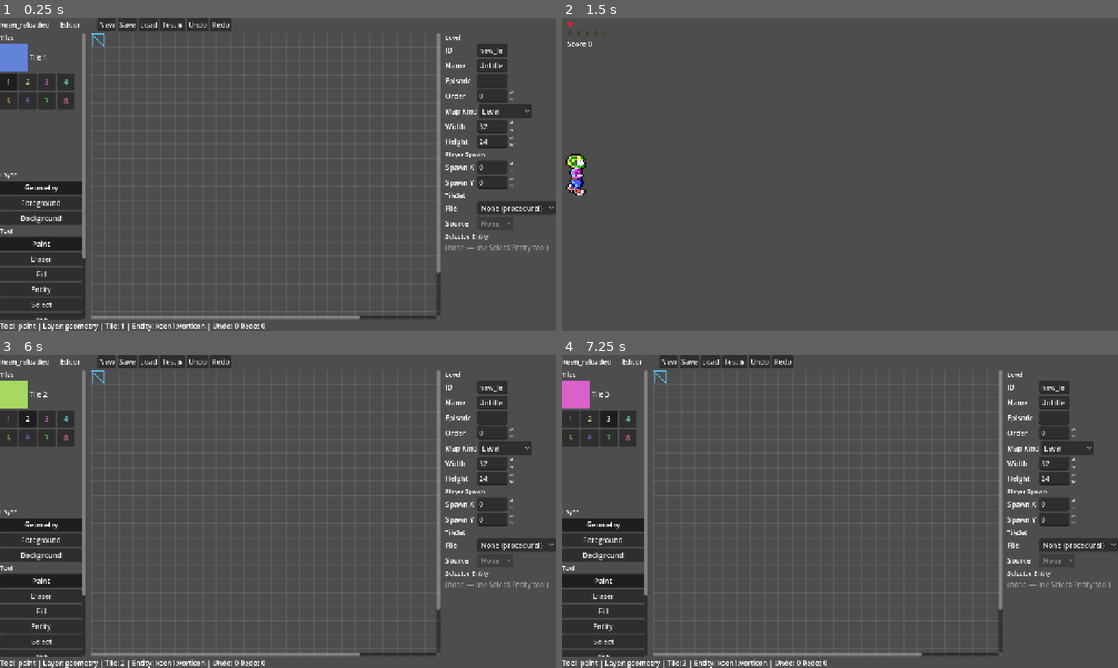
Above: before the commit, frames 1-4 (two rows, left to right).
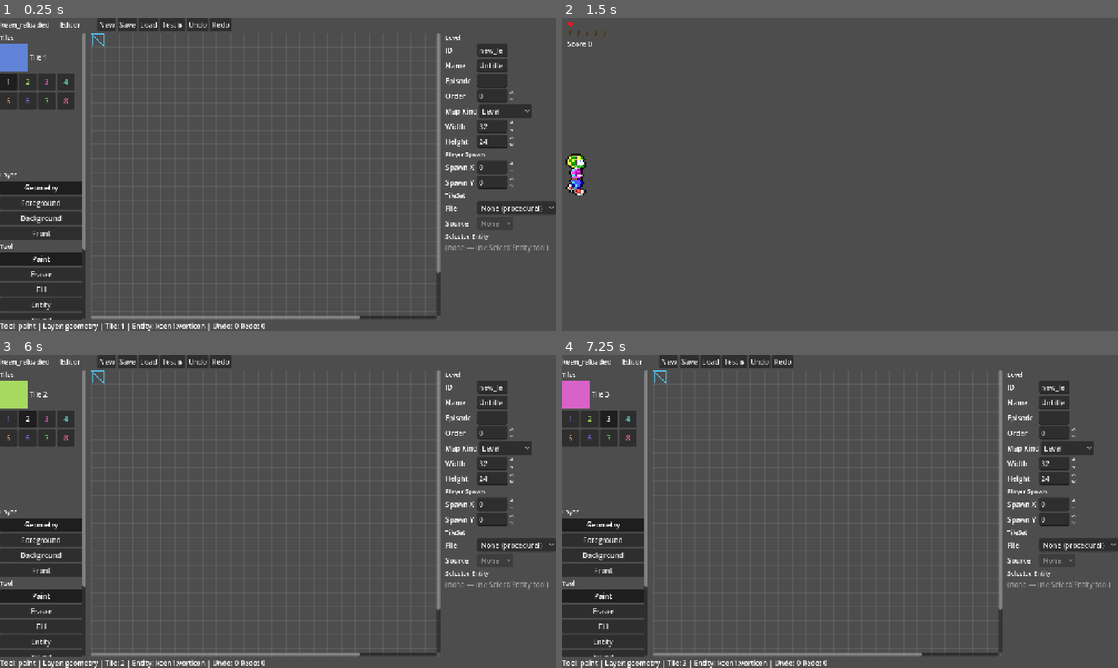
Above: after the commit, the same moments.

Repository: ehowe/keen_reloaded
Game: Godot game, scene res://src/editor/level_editor.tscn
Same seed, same stepped clock (60 frames per second), same inputs: the game is played once before the commit and once after it. This scene is started directly instead of the project's main scene.
Inputs (mouse positions are in pixels of both pictures, inside the frame that each line leads up to):
- Up to frame 1 (0.25 s): no input
- Up to frame 2 (1.5 s): click "Test ▶" at 0.5 s; tap Enter at 1.25 s; move the mouse to (962, 158) at 1.27 s; hold D (move_right) from 1.28 s (still down); tap Up (interact) at 1.35 s; click (962, 158) at 1.42 s
- Up to frame 3 (6 s): tap Space (jump) at 1.52 s; release D (move_right) at 2 s; click "New" at 2 s; click "New" at 2.75 s; click "Undo" at 3.5 s; click "Redo" at 4.25 s; click "1" at 5 s; click "2" at 5.75 s
- Up to frame 4 (7.25 s): click "3" at 6.5 s

The runs differ from the first frame. In frame 1, 1.2% of the frame differs, in the area x 0-16%, y 66-97%; in frame 2, nothing differs; in frame 3, 1.2%; in frame 4, 1.2%.

Commit message:
feat(levels): add LAYER_FRONT tile layer
4th tile layer renders above geometry, player, and entities. For canopy,
overhead arches, decor the player walks behind.

z_index=10 needed to beat player.tscn's z_index=1 (Godot sorts by z_index
before tree order, so a later sibling alone is not enough).

Migration: old .tres files predated front_tiles. ensure_tile_arrays_sized()
pads undersized arrays; called from runtime build() + editor load.

Diff:
--- a/src/data/level_data.gd
+++ b/src/data/level_data.gd
@@ -6,6 +6,7 @@
 const LAYER_GEOMETRY := "geometry"
 const LAYER_FOREGROUND := "foreground"
 const LAYER_BACKGROUND := "background"
+const LAYER_FRONT := "front"
 
 enum MapKind { LEVEL, OVERWORLD, MESSAGE }
 
@@ -25,6 +26,7 @@
 @export var geometry_tiles: PackedInt32Array = []
 @export var foreground_tiles: PackedInt32Array = []
 @export var background_tiles: PackedInt32Array = []
+@export var front_tiles: PackedInt32Array = []
 
 @export_group("Entities")
 @export var entities: Array[EntityDef] = []
@@ -57,6 +59,31 @@
 	foreground_tiles.fill(0)
 	background_tiles.resize(count)
 	background_tiles.fill(0)
+	front_tiles.resize(count)
+	front_tiles.fill(0)
+
+
+## Ensures every tile array is sized width*height. Arrays that already match
+## are left untouched (preserving painted data); arrays that don't match
+## (e.g. an old .tres that predates `front_tiles`) are reset to all-zero.
+## Call after loading a level from disk so the runtime and editor never see a
+## short array. No-op when width*height is 0.
+func ensure_tile_arrays_sized() -> void:
+	var want := width * height
+	if want <= 0:
+		return
+	if geometry_tiles.size() != want:
+		geometry_tiles.resize(want)
+		geometry_tiles.fill(0)
+	if foreground_tiles.size() != want:
+		foreground_tiles.resize(want)
+		foreground_tiles.fill(0)
+	if background_tiles.size() != want:
+		background_tiles.resize(want)
+		background_tiles.fill(0)
+	if front_tiles.size() != want:
+		front_tiles.resize(want)
+		front_tiles.fill(0)
 
 
 ## Resizes the level to new_w x new_h, PRESERVING existing tiles. New rows are
@@ -72,6 +99,7 @@
 	geometry_tiles = _remap_tiles(geometry_tiles, old_w, old_h, new_w, new_h, delta_h)
 	foreground_tiles = _remap_tiles(foreground_tiles, old_w, old_h, new_w, new_h, delta_h)
 	background_tiles = _remap_tiles(background_tiles, old_w, old_h, new_w, new_h, delta_h)
+	front_tiles = _remap_tiles(front_tiles, old_w, old_h, new_w, new_h, delta_h)
 	width = new_w
 	height = new_h
 	# Columns change at the right -> entity x unchanged. Rows change at the top
@@ -166,6 +194,22 @@
 	background_tiles[idx] = tile_id
 
 
+## Returns the front tile id at (x, y). 0 if out of bounds.
+func get_front_tile(x: int, y: int) -> int:
+	var idx := tile_index_at(x, y)
+	if idx < 0 or idx >= front_tiles.size():
+		return 0
+	return front_tiles[idx]
+
+
+## Sets the front tile id at (x, y). Ignored if out of bounds.
+func set_front_tile(x: int, y: int, tile_id: int) -> void:
+	var idx := tile_index_at(x, y)
+	if idx < 0 or idx >= front_tiles.size():
+		return
+	front_tiles[idx] = tile_id
+
+
 ## Generic layer access: returns the tile id at (x,y) for the named layer.
 ## Unknown layers and out-of-bounds cells return 0.
 func get_tile(layer: String, x: int, y: int) -> int:
@@ -176,6 +220,8 @@
 			return get_foreground_tile(x, y)
 		LAYER_BACKGROUND:
 			return get_background_tile(x, y)
+		LAYER_FRONT:
+			return get_front_tile(x, y)
 	return 0
 
 
@@ -189,3 +235,5 @@
 			set_foreground_tile(x, y, tile_id)
 		LAYER_BACKGROUND:
 			set_background_tile(x, y, tile_id)
+		LAYER_FRONT:
+			set_front_tile(x, y, tile_id)
--- a/src/editor/canvas_editor.gd
+++ b/src/editor/canvas_editor.gd
@@ -69,9 +69,10 @@
 	# full opacity. An opaque, densely-filled layer (e.g. a geometry layer full of
 	# sky tiles) would otherwise cover every foreground/background tile, making
 	# edits on those layers invisible. Drawing the active layer last guarantees
-	# painted tiles are always seen.
+	# painted tiles are always seen. FRONT is composited alongside the others
+	# (last) so it stays visually on top in the editor preview, matching runtime.
 	var dim := Color(1, 1, 1, 0.5)
-	for layer in [LevelData.LAYER_BACKGROUND, LevelData.LAYER_FOREGROUND, LevelData.LAYER_GEOMETRY]:
+	for layer in [LevelData.LAYER_BACKGROUND, LevelData.LAYER_FOREGROUND, LevelData.LAYER_GEOMETRY, LevelData.LAYER_FRONT]:
 		if layer == editor.active_layer:
 			continue
 		_layer_pass(layer, cs, EditorColors.layer_tint(layer) * dim)
--- a/src/editor/editor_colors.gd
+++ b/src/editor/editor_colors.gd
@@ -20,4 +20,6 @@
 			return Color(1, 1, 1, 0.9)
 		LevelData.LAYER_BACKGROUND:
 			return Color(1, 1, 1, 0.6)
+		LevelData.LAYER_FRONT:
+			return Color(1, 0.6, 0.8, 0.95)
 	return Color(1, 1, 1, 1)
--- a/src/editor/level_editor.gd
+++ b/src/editor/level_editor.gd
@@ -205,7 +205,7 @@
 		return false
 	if delta == Vector2i.ZERO:
 		return false
-	var layers := [LevelData.LAYER_GEOMETRY, LevelData.LAYER_FOREGROUND, LevelData.LAYER_BACKGROUND]
+	var layers := [LevelData.LAYER_GEOMETRY, LevelData.LAYER_FOREGROUND, LevelData.LAYER_BACKGROUND, LevelData.LAYER_FRONT]
 	var end := tile_selection.end  # exclusive
 	# Bounds check: every filled cell's destination must be in-bounds.
 	for layer in layers:
@@ -418,8 +418,8 @@
 func _on_save_path(path: String) -> void:
 	_last_path = path
 	var want := level.width * level.height
-	if want > 0 and (level.geometry_tiles.size() != want or level.foreground_tiles.size() != want or level.background_tiles.size() != want):
-		push_error("Refusing to save %s: tile array size mismatch (want %d, have geo=%d fg=%d bg=%d). File unchanged." % [path, want, level.geometry_tiles.size(), level.foreground_tiles.size(), level.background_tiles.size()])
+	if want > 0 and (level.geometry_tiles.size() != want or level.foreground_tiles.size() != want or level.background_tiles.size() != want or level.front_tiles.size() != want):
+		push_error("Refusing to save %s: tile array size mismatch (want %d, have geo=%d fg=%d bg=%d front=%d). File unchanged." % [path, want, level.geometry_tiles.size(), level.foreground_tiles.size(), level.background_tiles.size(), level.front_tiles.size()])
 		_set_status("Save ABORTED (array size mismatch): %s" % path)
 		return
 	var err := ResourceSaver.save(level, path)
@@ -462,6 +462,9 @@
 	if loaded == null:
 		return false
 	level = loaded
+	# Migration: pad any undersized tile array (e.g. pre-LAYER_FRONT .tres) so
+	# the editor and the save-size-guard both see width*height for every layer.
+	level.ensure_tile_arrays_sized()
 	undo_stack.clear()
 	selected_entity_index = -1
 	_last_path = path
--- a/src/editor/palette_panel.gd
+++ b/src/editor/palette_panel.gd
@@ -43,7 +43,7 @@
 
 	add_child(_section_label("Layer"))
 	var layer_group := ButtonGroup.new()
-	for layer: String in [LevelData.LAYER_GEOMETRY, LevelData.LAYER_FOREGROUND, LevelData.LAYER_BACKGROUND]:
+	for layer: String in [LevelData.LAYER_GEOMETRY, LevelData.LAYER_FOREGROUND, LevelData.LAYER_BACKGROUND, LevelData.LAYER_FRONT]:
 		var b := Button.new()
 		b.text = layer.capitalize()
 		b.toggle_mode = true
--- a/src/runtime/level_runtime.gd
+++ b/src/runtime/level_runtime.gd
@@ -108,6 +108,10 @@
 func build(level: LevelData) -> void:
 	_clear()
 	_level = level
+	# Migration safety net: old .tres files may predate LAYER_FRONT (or any
+	# later array) and arrive with an undersized array. Pad to width*height
+	# before building so save/load round-trips stay valid.
+	level.ensure_tile_arrays_sized()
 	_tile_size = level.tile_size
 	scale = Vector2(RUNTIME_SCALE, RUNTIME_SCALE)
 	var ts := level.tile_size
@@ -125,6 +129,13 @@
 	layers[LevelData.LAYER_GEOMETRY] = _add_tile_layer(level, LevelData.LAYER_GEOMETRY, ts_geo)
 	_spawn_player(level, ts)
 	_spawn_entities(level, ts)
+	# FRONT sits ABOVE the player + entities in the scene tree AND has a higher
+	# z_index so it renders on top of sprites (canopy, overhead arches, etc.).
+	# Player.tscn sets z_index=1, so FRONT must exceed that. Entities default to
+	# z_index=0 and stay below FRONT regardless of z.
+	var front_layer := _add_tile_layer(level, LevelData.LAYER_FRONT, ts_decor)
+	front_layer.z_index = 10
+	layers[LevelData.LAYER_FRONT] = front_layer
 	_build_bounds(level, ts)
 	_drive_music(level)
 
@@ -343,7 +354,7 @@
 
 func _max_tile_id(level: LevelData) -> int:
 	var m := 0
-	for arr in [level.geometry_tiles, level.foreground_tiles, level.background_tiles]:
+	for arr in [level.geometry_tiles, level.foreground_tiles, level.background_tiles, level.front_tiles]:
 		for v in arr:
 			m = maxi(m, v)
 	return m
--- a/tests/unit/test_editor_ui_smoke.gd
+++ b/tests/unit/test_editor_ui_smoke.gd
@@ -54,3 +54,23 @@
 	inst.undo()
 	assert_eq(inst.level.get_tile(LevelData.LAYER_GEOMETRY, 1, 1), 0)
 	inst.queue_free()
+
+
+func test_editor_paint_on_front_layer():
+	var scene: PackedScene = load("res://src/editor/level_editor.tscn")
+	var inst: LevelEditor = scene.instantiate()
+	add_child(inst)
+	inst.set_active_layer(LevelData.LAYER_FRONT)
+	inst.set_tool("paint")
+	inst.set_selected_tile_id(3)
+	inst.begin_stroke()
+	inst.stroke_to(Vector2i(2, 2))
+	inst.end_stroke()
+	assert_eq(inst.level.get_tile(LevelData.LAYER_FRONT, 2, 2), 3)
+	# Erase on the same layer zeros it back out.
+	inst.set_tool("erase")
+	inst.begin_stroke()
+	inst.stroke_to(Vector2i(2, 2))
+	inst.end_stroke()
+	assert_eq(inst.level.get_tile(LevelData.LAYER_FRONT, 2, 2), 0)
+	inst.queue_free()
--- a/tests/unit/test_level_data.gd
+++ b/tests/unit/test_level_data.gd
@@ -42,11 +42,13 @@
 	assert_eq(ld.geometry_tiles.size(), 12, "4x3 = 12 tiles")
 	assert_eq(ld.foreground_tiles.size(), 12)
 	assert_eq(ld.background_tiles.size(), 12)
-	# every element across all 3 layers must be 0
+	assert_eq(ld.front_tiles.size(), 12)
+	# every element across all 4 layers must be 0
 	for i in range(12):
 		assert_eq(ld.geometry_tiles[i], TILE_EMPTY)
 		assert_eq(ld.foreground_tiles[i], TILE_EMPTY)
 		assert_eq(ld.background_tiles[i], TILE_EMPTY)
+		assert_eq(ld.front_tiles[i], TILE_EMPTY)
 
 func test_set_get_geometry_tile():
 	var ld := _make_level()
@@ -169,10 +171,12 @@
 	ld.set_tile(LevelData.LAYER_GEOMETRY, 1, 1, 1)
 	ld.set_tile(LevelData.LAYER_FOREGROUND, 1, 1, 2)
 	ld.set_tile(LevelData.LAYER_BACKGROUND, 1, 1, 3)
+	ld.set_tile(LevelData.LAYER_FRONT, 1, 1, 4)
 	ld.resize(4, 5)  # delta_h = +2 -> old (1,1) -> new (1,3)
 	assert_eq(ld.get_tile(LevelData.LAYER_GEOMETRY, 1, 3), 1)
 	assert_eq(ld.get_tile(LevelData.LAYER_FOREGROUND, 1, 3), 2)
 	assert_eq(ld.get_tile(LevelData.LAYER_BACKGROUND, 1, 3), 3)
+	assert_eq(ld.get_tile(LevelData.LAYER_FRONT, 1, 3), 4)
 
 func test_resize_shifts_entities_and_spawn():
 	var ld := _make_level()  # 4x3
@@ -202,3 +206,29 @@
 	ld.resize(2, 3)
 	assert_eq(ld.entities.size(), 1)
 	assert_eq(ld.entities[0].type, "b")
+
+
+# --- migration: ensure_tile_arrays_sized pads undersized arrays ---
+
+func test_ensure_tile_arrays_sized_pads_missing_front():
+	# Simulate loading an old .tres that predated LAYER_FRONT: front_tiles is
+	# empty while geo/fg/bg are sized. The helper must pad front to w*h zeros
+	# without disturbing the existing arrays.
+	var ld := _make_level()  # 4x3 -> want=12
+	ld.fill_blank()
+	ld.set_geometry_tile(0, 0, 5)
+	ld.front_tiles = PackedInt32Array()  # simulate legacy load
+	assert_eq(ld.front_tiles.size(), 0)
+	ld.ensure_tile_arrays_sized()
+	assert_eq(ld.front_tiles.size(), 12, "front padded to width*height")
+	for i in range(12):
+		assert_eq(ld.front_tiles[i], 0, "padded cells are empty")
+	assert_eq(ld.get_geometry_tile(0, 0), 5, "existing geo data untouched")
+
+func test_ensure_tile_arrays_sized_noop_when_already_correct():
+	var ld := _make_level()
+	ld.fill_blank()
+	ld.set_tile(LevelData.LAYER_FRONT, 1, 1, 7)
+	var before := ld.front_tiles.duplicate()
+	ld.ensure_tile_arrays_sized()
+	assert_eq(ld.front_tiles, before, "already-sized array left untouched")
--- a/tests/unit/test_level_data_layers.gd
+++ b/tests/unit/test_level_data_layers.gd
@@ -11,6 +11,7 @@
 	assert_eq(LevelData.LAYER_GEOMETRY, "geometry")
 	assert_eq(LevelData.LAYER_FOREGROUND, "foreground")
 	assert_eq(LevelData.LAYER_BACKGROUND, "background")
+	assert_eq(LevelData.LAYER_FRONT, "front")
 
 func test_get_tile_and_set_tile_geometry():
 	var ld := _make_level()
@@ -30,6 +31,12 @@
 	assert_eq(ld.get_tile(LevelData.LAYER_BACKGROUND, 0, 0), 9)
 	assert_eq(ld.get_background_tile(0, 0), 9)
 
+func test_get_tile_and_set_tile_front():
+	var ld := _make_level()
+	ld.set_tile(LevelData.LAYER_FRONT, 2, 0, 4)
+	assert_eq(ld.get_tile(LevelData.LAYER_FRONT, 2, 0), 4)
+	assert_eq(ld.get_front_tile(2, 0), 4)
+
 func test_unknown_layer_get_returns_zero():
 	var ld := _make_level()
 	assert_eq(ld.get_tile("nope", 0, 0), 0)
--- a/tests/unit/test_level_runtime.gd
+++ b/tests/unit/test_level_runtime.gd
@@ -19,15 +19,33 @@
 	return ld
 
 
-func test_build_assembles_three_tile_layers():
-	GameManager.pending_level = null
-	var rt := LevelRuntime.new()
-	add_child_autofree(rt)
-	rt.build(_level())
-	assert_eq(rt.layers.size(), 3)
+func test_build_assembles_four_tile_layers():
+	GameManager.pending_level = null
+	var rt := LevelRuntime.new()
+	add_child_autofree(rt)
+	rt.build(_level())
+	assert_eq(rt.layers.size(), 4)
 	assert_true(rt.layers.has(LevelData.LAYER_GEOMETRY))
 	assert_true(rt.layers.has(LevelData.LAYER_FOREGROUND))
 	assert_true(rt.layers.has(LevelData.LAYER_BACKGROUND))
+	assert_true(rt.layers.has(LevelData.LAYER_FRONT))
+
+
+## FRONT renders ABOVE player + entities. Two requirements: (1) z_index higher
+## than the player's z_index=1 (Godot sorts CanvasItems by z_index BEFORE tree
+## order), and (2) FRONT is a later scene-tree sibling than player + entities
+## so same-z_index ties still resolve correctly.
+func test_front_layer_renders_above_player_and_entities():
+	GameManager.pending_level = null
+	var rt := LevelRuntime.new()
+	add_child_autofree(rt)
+	rt.build(_level())
+	var front: TileMapLayer = rt.layers[LevelData.LAYER_FRONT]
+	assert_gt(front.z_index, rt.player.z_index, "front.z_index must exceed player.z_index (1) to render on top")
+	assert_eq(rt.player.z_index, 1, "sanity: player still z_index=1 (if this changed, bump FRONT)")
+	var front_idx := front.get_index()
+	for e in rt.entities_spawned:
+		assert_gt(front_idx, e.get_index(), "front must be a later sibling than every entity (defensive)")
 
 
 func test_build_sets_geometry_cells():
@@ -60,7 +78,7 @@
 	var rt := LevelRuntime.new()
 	add_child_autofree(rt)
 	# _ready fired on add_child and should have built from pending_level.
-	assert_eq(rt.layers.size(), 3)
+	assert_eq(rt.layers.size(), 4)
 	assert_not_null(rt.player)
 	GameManager.pending_level = null
 
